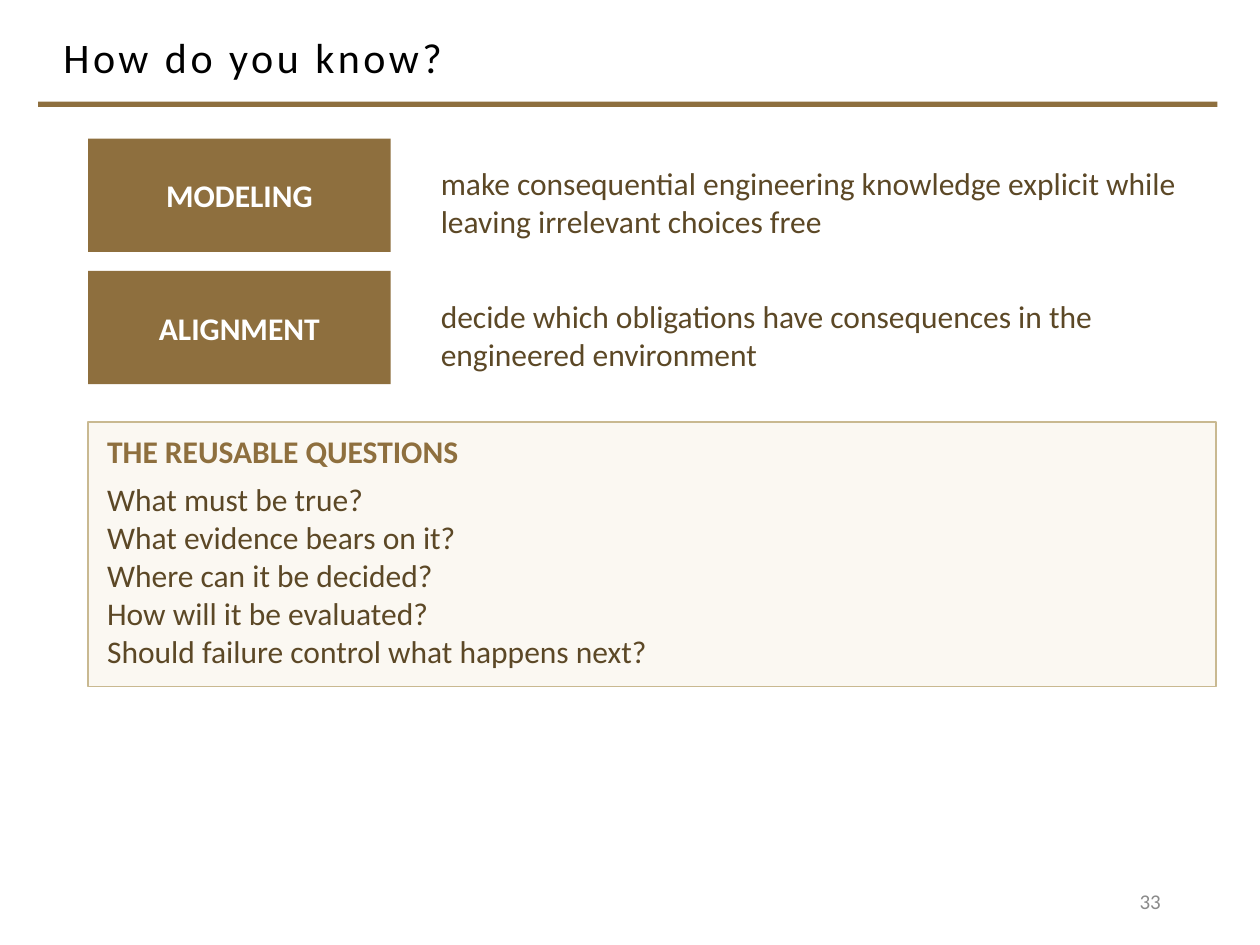
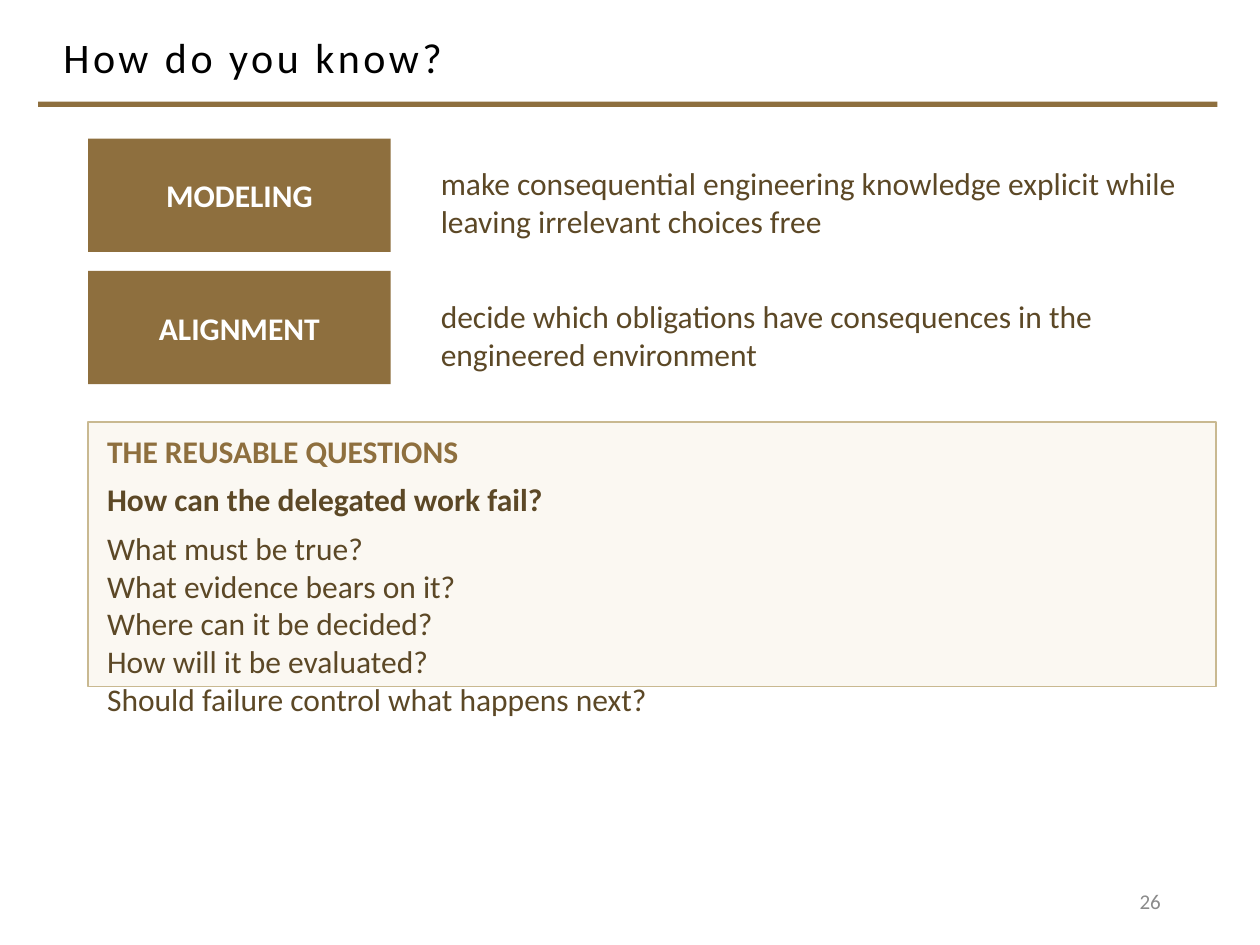
Before and after one commit to davisjam/model-based-agentic-software-engineering, a slide deck: slide 26 of course/lectures/act-2-delegation-and-control/03-alignment/2-3-Alignment.pptx (slide 33 before the commit). Drawn at 1260x945 pixels with LibreOffice and Linux fonts; fonts in the diff are those of the drawing; background and template pictures are left out. Boxes give left, top, right and bottom in pixels: in the first picture for what was removed or moved away, otherwise in the second. Text is boxed around its words. In the diff, an @@ line names an element or a change of style, - is before the commit and + after.

```diff
--- a/course/lectures/act-2-delegation-and-control/03-alignment/2-3-Alignment.pptx
+++ b/course/lectures/act-2-delegation-and-control/03-alignment/2-3-Alignment.pptx
@@ text in rectangle at <box>107,489,542,517</box>: paragraph added @@
+How can the delegated work fail?
@@ page number at <box>1140,895,1161,909</box>: text changed @@
-33
+26
```
Also in this commit, not shown: 13 other slides changed, 7 slides removed.
